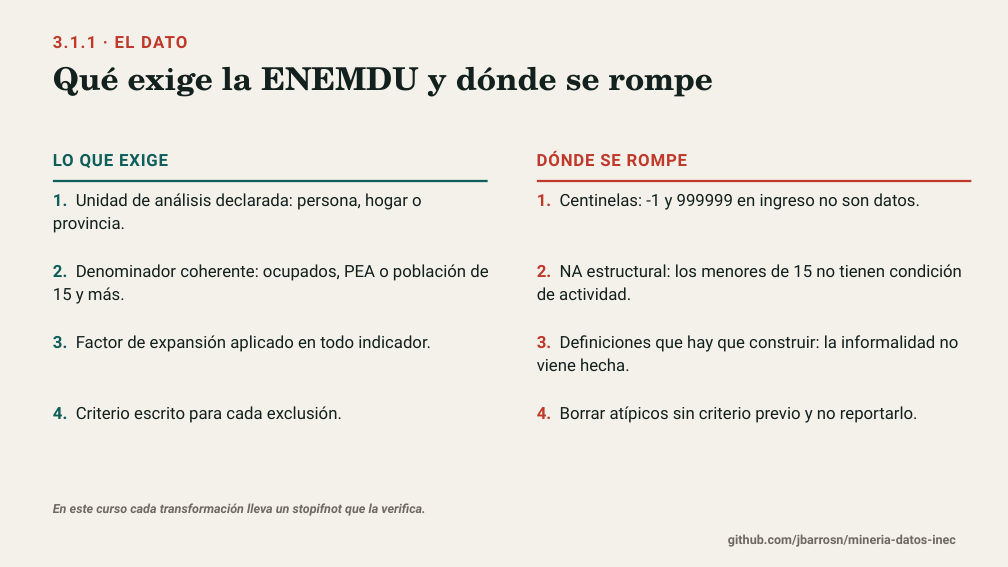
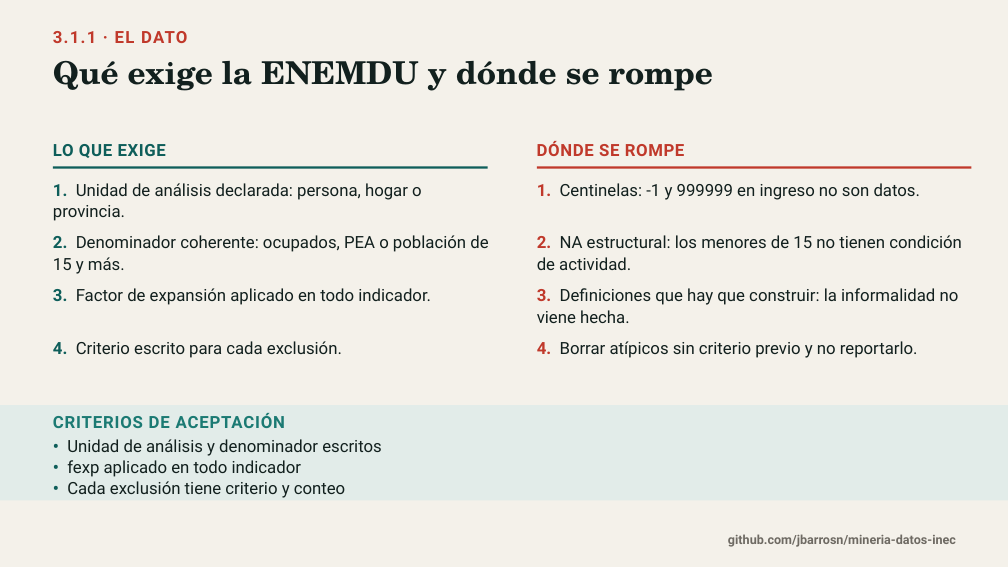
Before and after one commit to jbarrosn/mineria-datos-inec, a slide deck: slide 8 of docs/diapositivas/01_procedimientos.pptx. Drawn at 1008x567 pixels with LibreOffice and Linux fonts; fonts in the diff are those of the drawing. Boxes give left, top, right and bottom in pixels: in the first picture for what was removed or moved away, otherwise in the second. Text is boxed around its words. In the diff, an @@ line names an element or a change of style, - is before the commit and + after.

Commit message:
Agrega criterios de aceptacion a cada lamina y reajusta la retícula

```diff
--- a/docs/diapositivas/01_procedimientos.pptx
+++ b/docs/diapositivas/01_procedimientos.pptx
@@ text "3.1.1 · EL DATO": place and size @@
-text "3.1.1 · EL DATO" at <box>53,36,187,48</box>
+text "3.1.1 · EL DATO" at <box>53,31,187,43</box>
@@ text "Qué exige la ENEMDU y ...": place and size @@
-text "Qué exige la ENEMDU y ..." at <box>53,67,713,97</box>
+text "Qué exige la ENEMDU y ..." at <box>53,61,713,91</box>
@@ text "LO QUE EXIGE": place and size @@
-text "LO QUE EXIGE" at <box>53,154,168,168</box>
+text "LO QUE EXIGE" at <box>53,144,166,158</box>
@@ text "LO QUE EXIGE" at <box>53,144,166,158</box>: letter spacing 0.8 to 0.6 pt @@
@@ text "DÓNDE SE ROMPE": place and size @@
-text "DÓNDE SE ROMPE" at <box>537,151,687,166</box>
+text "DÓNDE SE ROMPE" at <box>537,141,685,156</box>
@@ text "DÓNDE SE ROMPE" at <box>537,141,685,156</box>: letter spacing 0.8 to 0.6 pt @@
@@ text "1. Unidad de análisis declarada: ...": place and size @@
-text "1. Unidad de análisis declarada: ..." at <box>53,193,422,233</box>
+text "1. Unidad de análisis declarada: ..." at <box>53,183,422,221</box>
@@ rectangle: place and size @@
-rectangle at <box>53,180,488,182</box>
+rectangle at <box>53,166,488,169</box>
@@ text "1. Centinelas: -1 y 999999 ...": place and size @@
-text "1. Centinelas: -1 y 999999 ..." at <box>537,193,920,210</box>
+text "1. Centinelas: -1 y 999999 ..." at <box>537,183,920,200</box>
@@ rectangle: place and size @@
-rectangle at <box>537,180,972,182</box>
+rectangle at <box>537,166,972,169</box>
@@ text "2. Denominador coherente: ocupados, PEA ...": place and size @@
-text "2. Denominador coherente: ocupados, PEA ..." at <box>53,264,488,304</box>
+text "2. Denominador coherente: ocupados, PEA ..." at <box>53,235,488,274</box>
@@ text "2. NA estructural: los menores ...": place and size @@
-text "2. NA estructural: los menores ..." at <box>537,264,962,300</box>
+text "2. NA estructural: los menores ..." at <box>537,235,962,270</box>
@@ text "3. Factor de expansión aplicado ...": place and size @@
-text "3. Factor de expansión aplicado ..." at <box>53,335,431,352</box>
+text "3. Factor de expansión aplicado ..." at <box>53,288,431,305</box>
@@ text "3. Definiciones que hay que ...": place and size @@
-text "3. Definiciones que hay que ..." at <box>537,335,959,371</box>
+text "3. Definiciones que hay que ..." at <box>537,288,959,323</box>
@@ text "4. Criterio escrito para cada ...": place and size @@
-text "4. Criterio escrito para cada ..." at <box>53,406,342,423</box>
+text "4. Criterio escrito para cada ..." at <box>53,341,342,358</box>
@@ line spacing 1.12 to 1.08 in 8 elements at <box>53,183,422,221</box>, <box>537,183,920,200</box>, <box>53,235,488,274</box>, <box>537,235,962,270</box>, <box>53,288,431,305</box>, <box>537,288,959,323</box>, <box>53,341,342,358</box>, <box>537,341,918,358</box> @@
@@ text "4. Borrar atípicos sin criterio ...": place and size @@
-text "4. Borrar atípicos sin criterio ..." at <box>537,406,918,423</box>
+text "4. Borrar atípicos sin criterio ..." at <box>537,341,918,358</box>
@@ rectangle added at <box>0,405,1008,501</box>, fill #E2ECE9 @@
@@ text added at <box>53,413,285,428</box>, 16 pt, text #1B7A73, bold @@
+CRITERIOS DE ACEPTACIÓN
@@ text added at <box>67,439,382,498</box>, 16 pt, text #12201E @@
+• Unidad de análisis y denominador escritos
+• fexp aplicado en todo indicador
+• Cada exclusión tiene criterio y conteo
@@ text removed at <box>53,503,425,516</box> @@
-En este curso cada transformación lleva un stopifnot que la verifica.
```
Also in this commit, not shown: 10 other slides changed, 9 other files.
